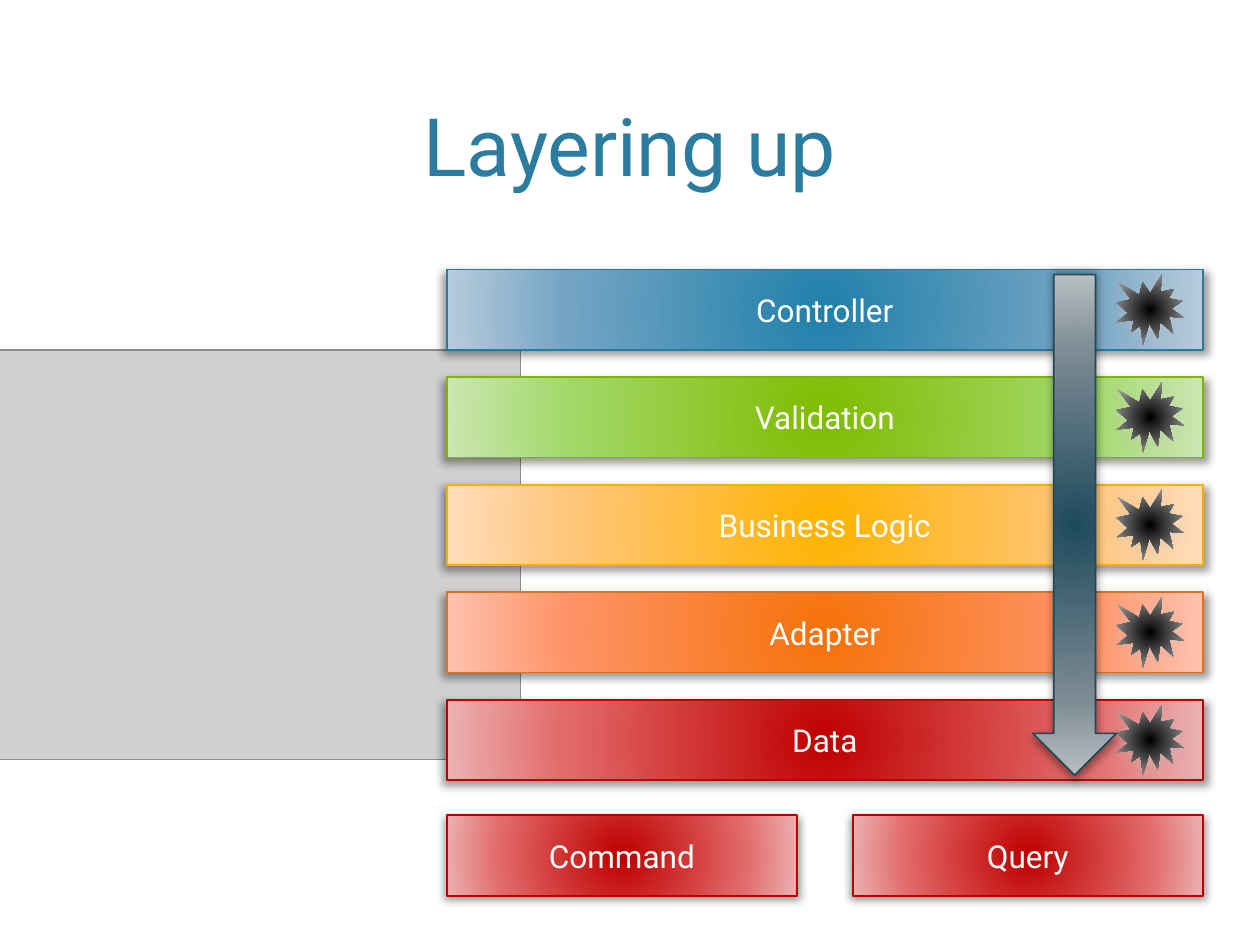
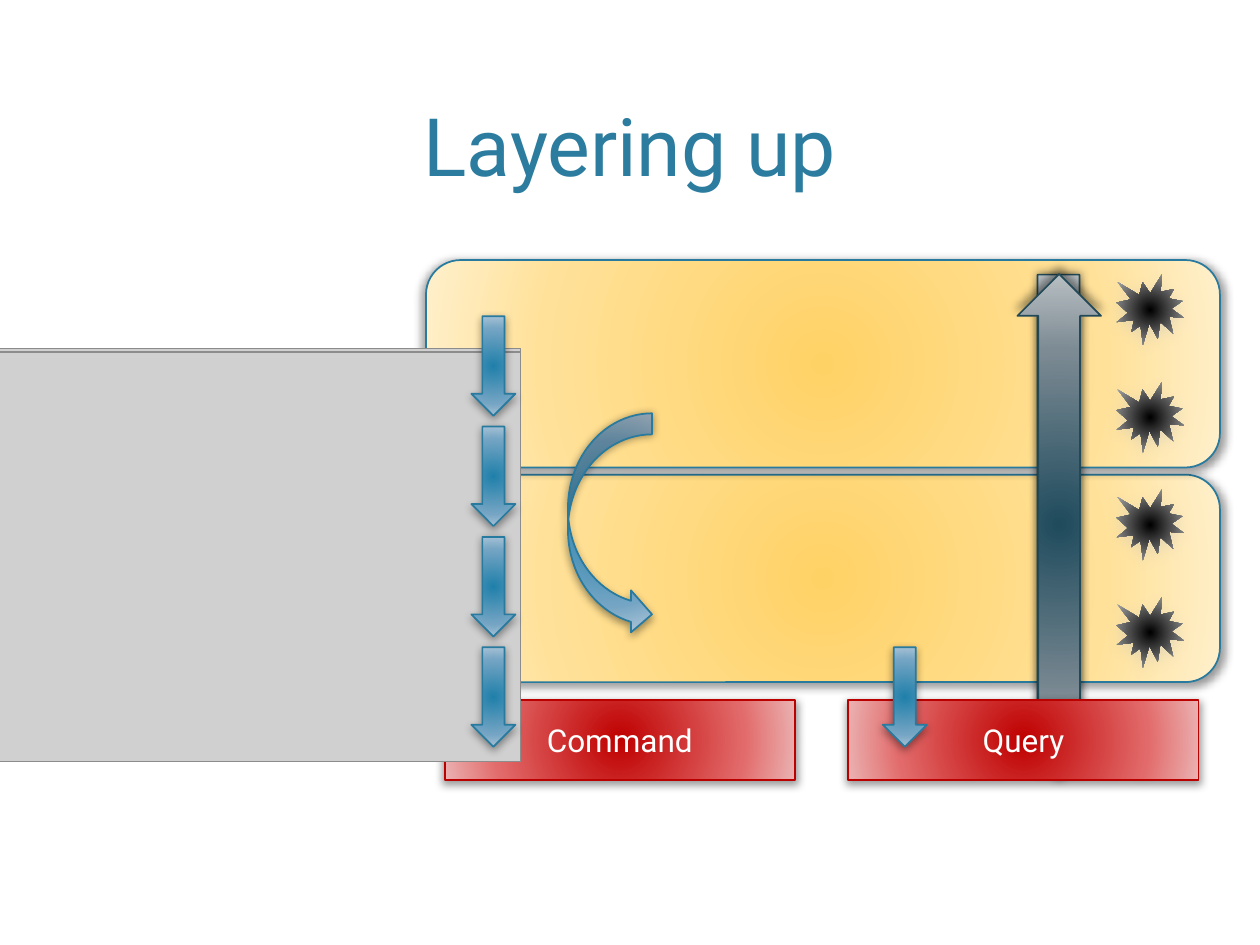
Before and after one commit to MiyamotoAkira/FeaturesVsLayers, a slide deck: slide 5 of FeaturesVsLayers.pptx. Drawn at 1260x945 pixels with LibreOffice and Linux fonts; fonts in the diff are those of the drawing; grey boxes stand for pictures; background and template pictures are left out. Boxes give left, top, right and bottom in pixels: in the first picture for what was removed or moved away, otherwise in the second. Text is boxed around its words. In the diff, an @@ line names an element or a change of style, - is before the commit and + after.

```diff
--- a/FeaturesVsLayers.pptx
+++ b/FeaturesVsLayers.pptx
@@ rounded rectangle added at [426, 260, 1220, 467], fill gradient #FFD266 to #FFE199 to #FFF0CC, outline #287A9E 1 pt @@
@@ rectangle removed at [447, 270, 1203, 350] @@
-Controller
@@ down arrow: place and size @@
-down arrow at [1033, 275, 1116, 775]
+down arrow at [1017, 275, 1100, 775]
@@ down arrow added at [1017, 275, 1100, 775], fill gradient #1F4C5D to #7D8C94 to #BCC2C5, outline #224957 1 pt @@
@@ down arrow added at [471, 316, 515, 416], fill gradient #2180AA to #75A5C5 to #B8CCDC, outline #287A9E 1 pt @@
@@ picture added at [0, 349, 520, 759] @@
@@ picture added at [0, 352, 520, 761] @@
@@ rectangle removed at [447, 377, 1203, 457] @@
-Validation
@@ curved right arrow added at [568, 413, 653, 635], fill gradient #2180AA to #75A5C5 to #B8CCDC, outline #287A9E 1 pt @@
@@ down arrow added at [471, 427, 515, 527], fill gradient #2180AA to #75A5C5 to #B8CCDC, outline #287A9E 1 pt @@
@@ rounded rectangle added at [426, 475, 1220, 683], fill gradient #FFD266 to #FFE199 to #FFF0CC, outline #287A9E 1 pt @@
@@ rectangle removed at [447, 485, 1203, 566] @@
-Business Logic
@@ down arrow added at [471, 537, 515, 636], fill gradient #2180AA to #75A5C5 to #B8CCDC, outline #287A9E 1 pt @@
@@ rectangle removed at [447, 592, 1203, 673] @@
-Adapter
@@ down arrow added at [471, 648, 515, 747], fill gradient #2180AA to #75A5C5 to #B8CCDC, outline #287A9E 1 pt @@
@@ down arrow added at [883, 648, 927, 747], fill gradient #2180AA to #75A5C5 to #B8CCDC, outline #287A9E 1 pt @@
@@ rectangle "Command": place and size @@
-rectangle "Command" at [447, 815, 798, 896]
+rectangle "Command" at [445, 699, 795, 780]
@@ rectangle removed at [447, 699, 1203, 780] @@
-Data
@@ rectangle "Query": place and size @@
-rectangle "Query" at [853, 815, 1203, 896]
+rectangle "Query" at [848, 699, 1198, 780]
```
Also in this commit, not shown: 2 other slides changed.
